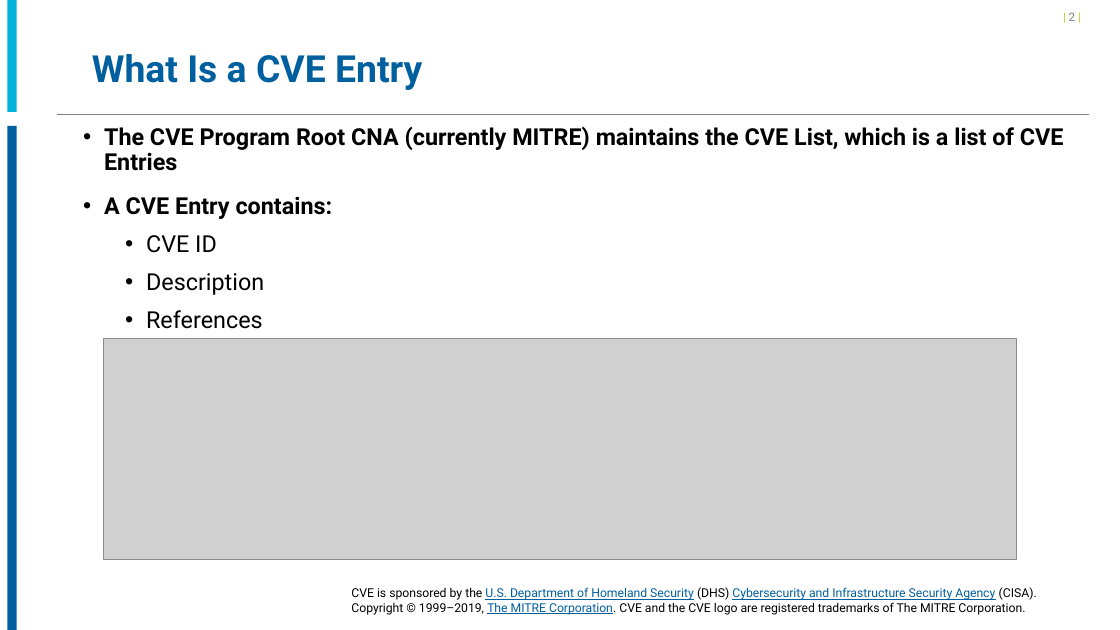
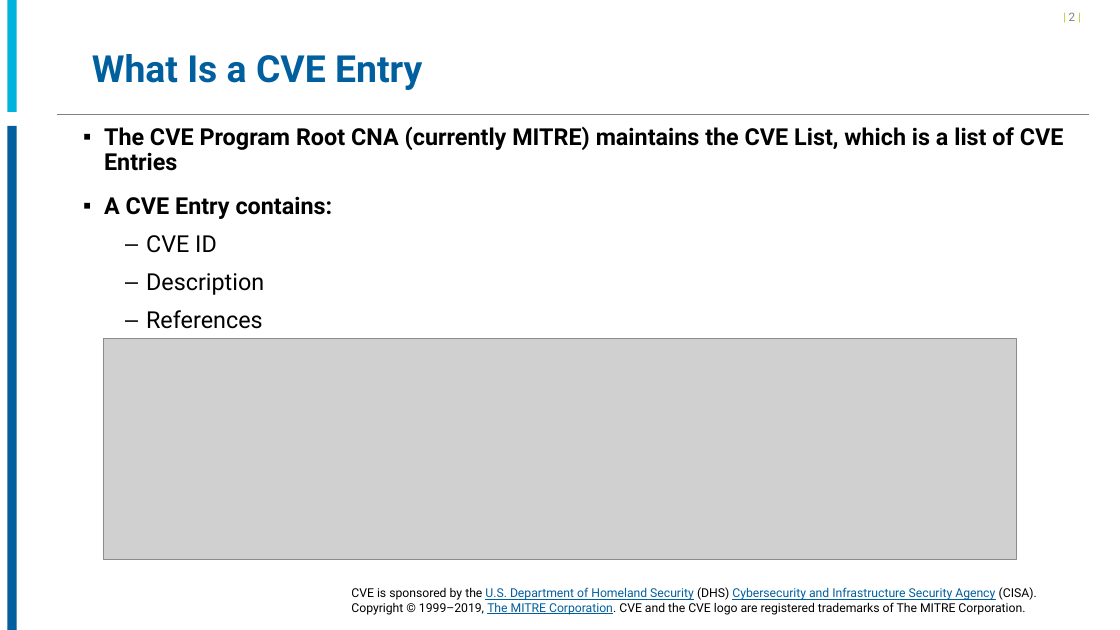
Before and after one commit to CVEProject/cveproject.github.io, a slide deck: slide 2 of docs/cna/CVE_Entry_Creation.pptx. Drawn at 1120x630 pixels with LibreOffice and Linux fonts; fonts in the diff are those of the drawing; grey boxes stand for pictures; background and template pictures are left out. Boxes give left, top, right and bottom in pixels: in the first picture for what was removed or moved away, otherwise in the second. Text is boxed around its words. In the diff, an @@ line names an element or a change of style, - is before the commit and + after.

Commit message:
Upload CVE_Entry_Creation.pptx
Updated on 10/9/19

```diff
--- a/docs/cna/CVE_Entry_Creation.pptx
+++ b/docs/cna/CVE_Entry_Creation.pptx
@@ text "The CVE Program Root CNA ..." at box(104, 126, 1064, 329): bullet • to ▪; bullet • to – @@
```
Also in this commit, not shown: 18 other slides changed.
